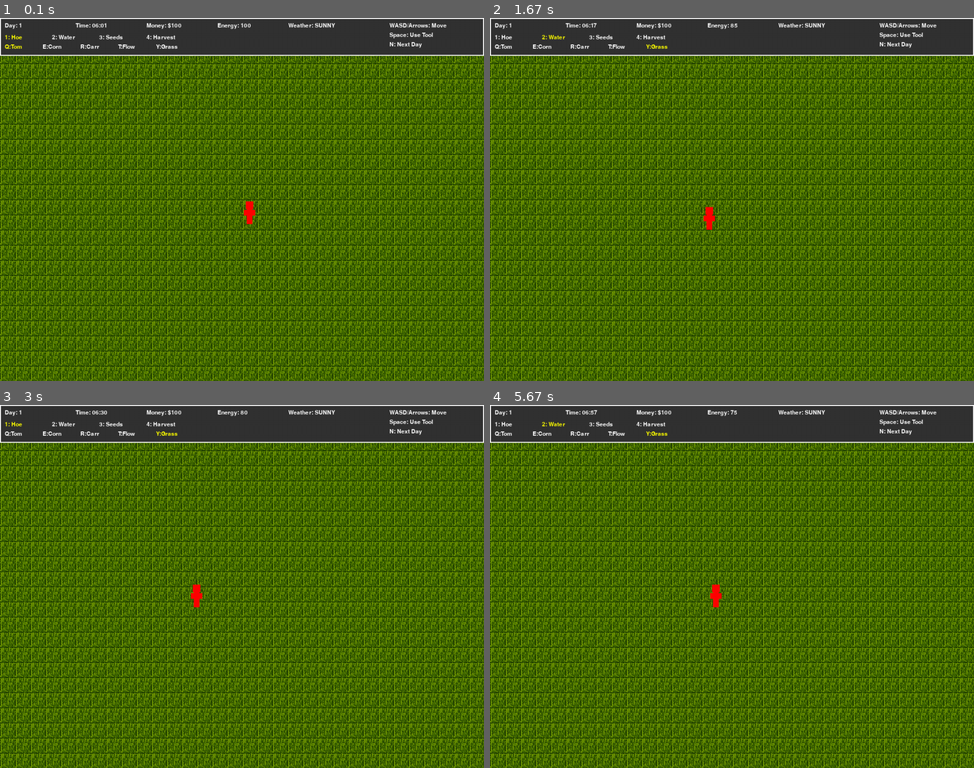
Above: before the commit, frames 1-4 (two rows, left to right).
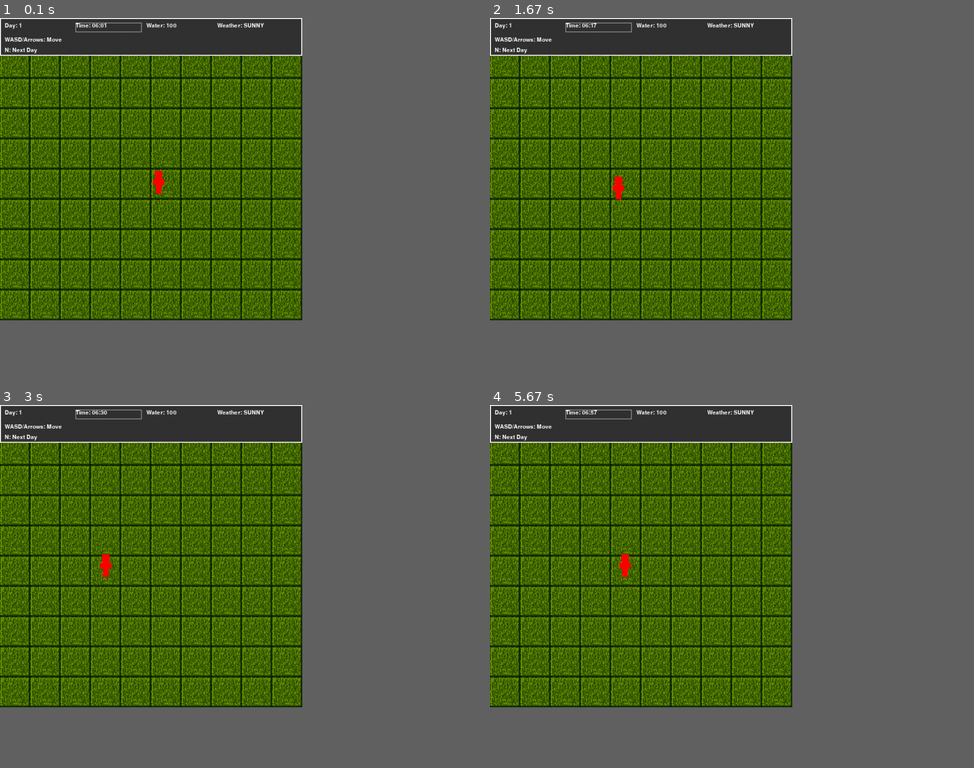
Above: after the commit, the same moments.

Repository: PETERFEE/2d_GrassSim
Game: pygame game, started from launch_game.py
Two runs of this game, one before a commit and one after it. Both use one fixed random seed, a clock stepped at 60 frames per second and the inputs below.
Inputs:
- Up to frame 1 (0.1 s): type "1 (at the terminal prompt)" at 0 s
- Up to frame 2 (1.67 s): tap Space at 0.33, 0.73, 1.03, 1.63 s; hold Left 0.67-1.2 s; tap Y at 0.82 s; tap 2 at 1.23 s; hold Down from 1.57 s (still down)
- Up to frame 3 (3 s): release Down at 1.87 s; hold Left 1.9-2.3 s; tap Space at 1.97, 2.27, 2.4 s; tap Y at 2.05 s; hold 1 2.33-2.7 s; hold Up 2.33-2.7 s; tap 2 at 2.48 s; tap 1 at 2.73 s
- Up to frame 4 (5.67 s): tap D at 3.07 s; hold Up 3.4-3.77 s; tap Space at 3.47, 3.87, 4.17, 4.53, 4.93, 5.23, 5.43 s; tap 2 at 3.55, 5.02 s; hold Right 3.8-4.43 s; hold Down 4.47-4.83 s; tap Y at 4.62 s; hold Left 4.87-5.33 s; hold Right from 5.37 s (still down)
In our replay, the window is 900x675 before the commit and 562x562 after it. These sizes can differ from the game's own. Grey fills any space a smaller window leaves; there, only what the larger window draws over its background counts as a difference.

The runs differ from the first frame. In frame 1, 64% of the frame differs, in the area x 0-100%, y 0-100%; in frame 2, 64%; in frame 3, 64%; in frame 4, 64%.

Commit message:
Remove other function, scale down the tiles

Diff:
--- a/stardew_valley_game.py
+++ b/stardew_valley_game.py
@@ -10,11 +10,11 @@
 pygame.init()
 
 # Constants
-SCREEN_WIDTH = 1024
-SCREEN_HEIGHT = 768
-TILE_SIZE = 32
-GRID_WIDTH = SCREEN_WIDTH // TILE_SIZE
-GRID_HEIGHT = SCREEN_HEIGHT // TILE_SIZE
+TILE_SIZE = 64
+GRID_WIDTH = 10
+GRID_HEIGHT = 10
+SCREEN_WIDTH = TILE_SIZE * GRID_WIDTH
+SCREEN_HEIGHT = TILE_SIZE * GRID_HEIGHT
 
 # Colors (Pixel Art Style)
 COLORS = {
@@ -42,11 +42,6 @@
     DROUGHT_GRASS = 5
 
 
-class ToolType(Enum):
-    HOE = 1
-    WATERING_CAN = 2
-    SEEDS = 3
-    HARVEST = 4
 
 
 class WeatherType(Enum):
@@ -76,10 +71,9 @@
     x: float
     y: float
     inventory: Dict[str, int]
-    money: int
     energy: int
-    selected_tool: ToolType
-    selected_seed: CropType
+    # selected_tool: ToolType
+    # selected_seed: CropType
 
     def __init__(self):
         self.x = SCREEN_WIDTH // 2
@@ -96,10 +90,8 @@
             'native_flowers': 0,
             'drought_grass': 0
         }
-        self.money = 100
+
         self.energy = 100
-        self.selected_tool = ToolType.HOE
-        self.selected_seed = CropType.TOMATO
 
 
 class GameState:
@@ -122,6 +114,9 @@
         self.native_plant_bonus = 0
         self.drought_tolerance_bonus = 0
 
+        # UI state
+        self.show_timer = True
+
 
 class PixelArtRenderer:
     def __init__(self, screen, game_state):
@@ -268,8 +263,6 @@
     def handle_input(self):
         """Handle player input for continuous movement"""
         keys = pygame.key.get_pressed()
-
-        # Character movement
         if keys[pygame.K_LEFT] or keys[pygame.K_a]:
             self.state.player.x = max(0, self.state.player.x - 2)
         if keys[pygame.K_RIGHT] or keys[pygame.K_d]:
@@ -284,92 +277,20 @@
         for event in pygame.event.get():
             if event.type == pygame.QUIT:
                 self.state.running = False
-
             elif event.type == pygame.KEYDOWN:
-                # Tool selection
-                if event.key == pygame.K_1:
-                    self.state.player.selected_tool = ToolType.HOE
-                elif event.key == pygame.K_2:
-                    self.state.player.selected_tool = ToolType.WATERING_CAN
-                elif event.key == pygame.K_3:
-                    self.state.player.selected_tool = ToolType.SEEDS
-                elif event.key == pygame.K_4:
-                    self.state.player.selected_tool = ToolType.HARVEST
-
-                # Seed selection
-                elif event.key == pygame.K_q:
-                    self.state.player.selected_seed = CropType.TOMATO
-                elif event.key == pygame.K_e:
-                    self.state.player.selected_seed = CropType.CORN
-                elif event.key == pygame.K_r:
-                    self.state.player.selected_seed = CropType.CARROT
-                elif event.key == pygame.K_t:
-                    self.state.player.selected_seed = CropType.NATIVE_FLOWERS
-                elif event.key == pygame.K_y:
-                    self.state.player.selected_seed = CropType.DROUGHT_GRASS
-
-                # Action key
-                elif event.key == pygame.K_SPACE:
-                    self.perform_action()
-
-                # Day management controls
-                elif event.key == pygame.K_n:
+                # Day management controls only
+                if event.key == pygame.K_n:
                     self.next_day()  # Next day (single day advance)
-
-    def perform_action(self):
-        """Perform action based on selected tool"""
-        # Center of the player for more accurate tile selection
-        player_center_x = self.state.player.x + TILE_SIZE / 2
-        player_center_y = self.state.player.y + TILE_SIZE / 2
-
-        grid_x = int(player_center_x // TILE_SIZE)
-        grid_y = int(player_center_y // TILE_SIZE)
-
-        if 0 <= grid_x < GRID_WIDTH and 0 <= grid_y < GRID_HEIGHT:
-            tile = self.state.farm_grid[grid_y][grid_x]
-
-            if self.state.player.selected_tool == ToolType.HOE:
-                if tile.type == CropType.NONE:
-                    # You can add a visual indicator for tilled soil here if desired
-                    self.state.player.energy -= 5
-
-            elif self.state.player.selected_tool == ToolType.WATERING_CAN:
-                if tile.type != CropType.NONE and tile.water_level < 100:
-                    tile.water_level = min(100, tile.water_level + 20)
-                    self.state.aquifer_level = max(0, self.state.aquifer_level - 5)
-                    self.state.total_water_used += 5
-                    self.state.player.energy -= 3
-
-            elif self.state.player.selected_tool == ToolType.SEEDS:
-                seed_name = f"{self.state.player.selected_seed.name.lower()}_seeds"
-                # Check if soil is tilled (for now, just check if it's empty)
-                if tile.type == CropType.NONE and self.state.player.inventory.get(seed_name, 0) > 0:
-                    tile.type = self.state.player.selected_seed
-                    tile.planted_day = self.state.day
-                    tile.growth_stage = 0
-                    tile.water_level = 50
-                    # NEW: Set health based on crop type
-                    if tile.type == CropType.DROUGHT_GRASS:
-                        tile.health = 7  # Grass uses 7-stage health
-                    else:
-                        tile.health = 100  # Other crops use 100-point health
-                    self.state.player.inventory[seed_name] -= 1
-                    self.state.player.energy -= 2
-
-            elif self.state.player.selected_tool == ToolType.HARVEST:
-                if tile.type != CropType.NONE and tile.growth_stage >= 3:
-                    crop_name = tile.type.name.lower()
-                    if not crop_name.endswith('s'):
-                        crop_name += 's'  # Ensure plural for inventory keys
-
-                    if crop_name == "native_flowerss":  # Handle pluralization edge case
-                        crop_name = "native_flowers"
-
-                    self.state.player.inventory[crop_name] += 1
-                    self.state.player.money += self.get_crop_value(tile.type)
-                    # Reset the tile to a default state
-                    self.state.farm_grid[grid_y][grid_x] = Crop()
-                    self.state.player.energy -= 1
+            elif event.type == pygame.MOUSEBUTTONDOWN:
+                mouse_x, mouse_y = event.pos
+                timer_x = 10 + 1 * 150
+                timer_y = 10
+                timer_w = 140
+                timer_h = 20
+                if timer_x <= mouse_x <= timer_x + timer_w and timer_y <= mouse_y <= timer_y + timer_h:
+                    self.state.show_timer = not self.state.show_timer
+
+    # perform_action removed
 
     def get_crop_value(self, crop_type: CropType) -> int:
         """Get the value of a harvested crop"""
@@ -476,7 +397,7 @@
                            crop.type in [CropType.NATIVE_FLOWERS, CropType.DROUGHT_GRASS])
         native_bonus = native_crops * 15
         water_penalty = self.state.total_water_used * 2
-        self.state.score = max(0, base_score + self.state.player.money + health_bonus + native_bonus - water_penalty)
+        self.state.score = max(0, base_score + health_bonus + native_bonus - water_penalty)
 
     def draw(self):
         """Draw the game"""
@@ -493,46 +414,51 @@
         self.draw_ui()
         pygame.display.flip()
 
+
     def draw_ui(self):
         """Draw the game UI"""
         ui_rect = pygame.Rect(0, 0, SCREEN_WIDTH, 80)
         pygame.draw.rect(self.screen, COLORS['ui_bg'], ui_rect)
         pygame.draw.rect(self.screen, COLORS['ui_text'], ui_rect, 2)
 
-        # NEW: Format and display the time
+        # Format and display the time (conditionally)
         hour = (self.state.time_of_day // 60) % 24
         minute = self.state.time_of_day % 60
         time_str = f"Time: {hour:02d}:{minute:02d}"
 
         stats = [
             f"Day: {self.state.day}",
-            time_str,
-            f"Money: ${self.state.player.money}",
-            f"Energy: {self.state.player.energy}",
+            time_str if self.state.show_timer else "",
+            f"Water: {self.state.player.energy}",
             f"Weather: {self.state.weather.name}"
         ]
-
+        stat_y = 10
         for i, stat in enumerate(stats):
+            if stat == "":
+                continue
             text = self.state.small_font.render(stat, True, COLORS['ui_text'])
-            self.screen.blit(text, (10 + i * 150, 10))
-
-        tools = ["1: Hoe", "2: Water", "3: Seeds", "4: Harvest"]
-        for i, tool in enumerate(tools):
-            color = COLORS['selected'] if i + 1 == self.state.player.selected_tool.value else COLORS['ui_text']
-            text = self.state.small_font.render(tool, True, color)
-            self.screen.blit(text, (10 + i * 100, 35))
-
-        seeds = ["Q:Tom", "E:Corn", "R:Carr", "T:Flow", "Y:Grass"]
-        seed_types = [CropType.TOMATO, CropType.CORN, CropType.CARROT, CropType.NATIVE_FLOWERS, CropType.DROUGHT_GRASS]
-        for i, seed in enumerate(seeds):
-            color = COLORS['selected'] if seed_types[i] == self.state.player.selected_seed else COLORS['ui_text']
-            text = self.state.small_font.render(seed, True, color)
-            self.screen.blit(text, (10 + i * 80, 55))
-
-        instructions = ["WASD/Arrows: Move", "Space: Use Tool", "N: Next Day"]
+            self.screen.blit(text, (10 + i * 150, stat_y))
+        if self.state.show_timer:
+            timer_x = 10 + 1 * 150
+            timer_y = stat_y
+            timer_w = 140
+            timer_h = 20
+            pygame.draw.rect(self.screen, (200,200,200,40), (timer_x, timer_y, timer_w, timer_h), 1)
+
+        # Place instructions below the stats
+        instructions = [
+            "WASD/Arrows: Move",
+            "N: Next Day"
+        ]
+        instruction_start_y = stat_y + 30  # Start below stats
+        instruction_spacing = 32  # Spacing between instructions
         for i, instruction in enumerate(instructions):
+            # Move 'N: Next Day' a bit upward by reducing its offset
+            y_offset = instruction_start_y + i * instruction_spacing
+            if instruction == "N: Next Day":
+                y_offset -= 10  # Move up by 10 pixels
             text = self.state.small_font.render(instruction, True, COLORS['ui_text'])
-            self.screen.blit(text, (SCREEN_WIDTH - 200, 10 + i * 20))
+            self.screen.blit(text, (10, y_offset))
 
     def update(self):
         """Handle all logic updates for each frame."""
